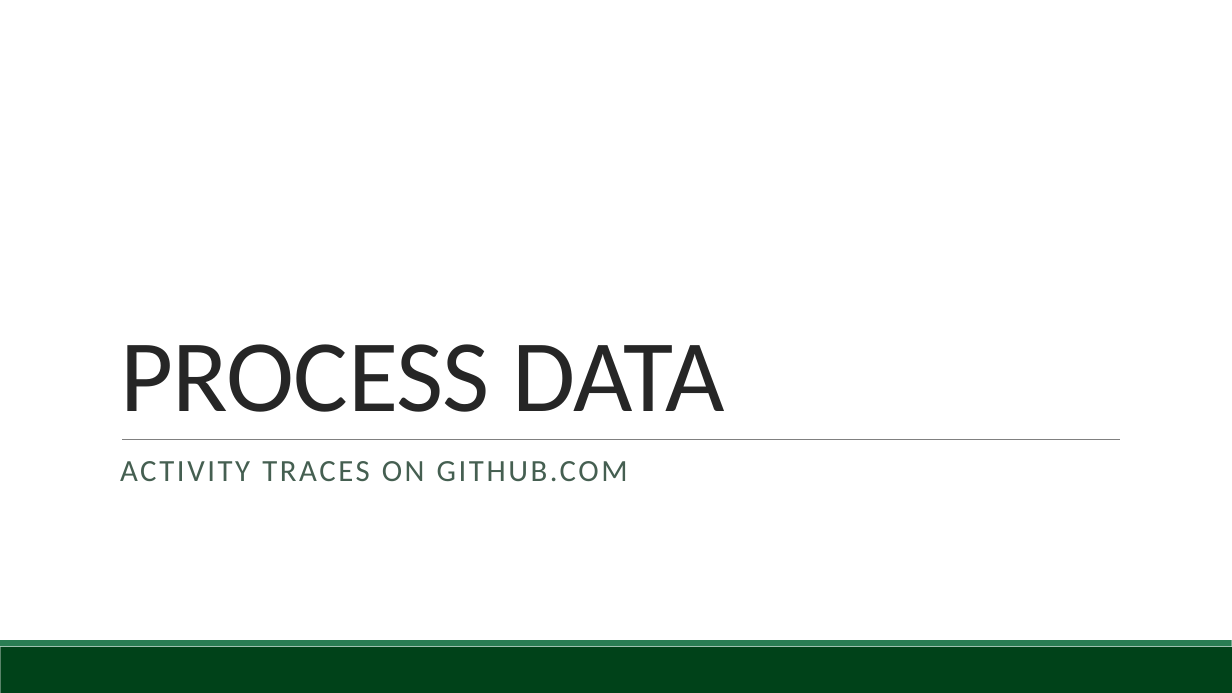
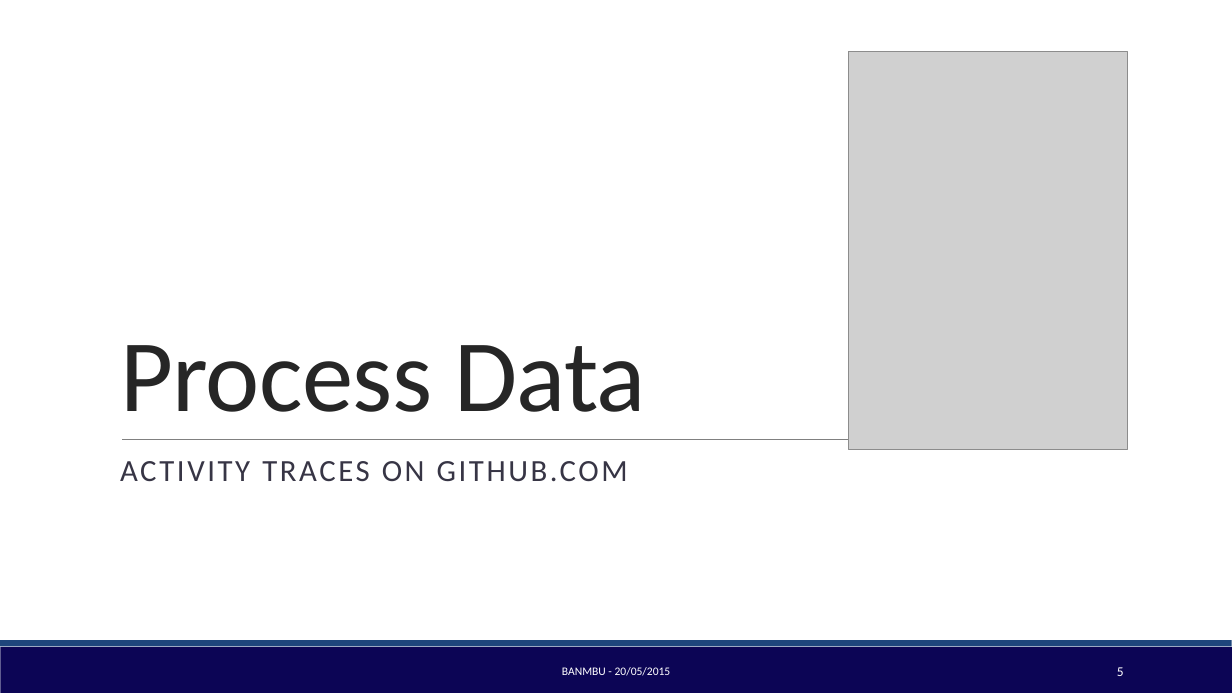
Before and after one commit to BambuGMS/Industry-Analysis-Report, a slide deck: slide 5 of Assignments/Presentations/2015.05.20Presentation_2.pptx. Drawn at 1232x693 pixels with LibreOffice and Linux fonts; fonts in the diff are those of the drawing; grey boxes stand for pictures. Boxes give left, top, right and bottom in pixels: in the first picture for what was removed or moved away, otherwise in the second. Text is boxed around its words. In the diff, an @@ line names an element or a change of style, - is before the commit and + after.

```diff
--- a/Assignments/Presentations/2015.05.20Presentation_2.pptx
+++ b/Assignments/Presentations/2015.05.20Presentation_2.pptx
@@ picture added at (849, 51, 1128, 450) @@
@@ title at (120, 345, 646, 412): text changed @@
-PROCESS DATA
+Process Data
@@ text "ACTIVITY TRACES ON GITHUB.COM" at (120, 461, 628, 482): text colour #455F51 to #373545 @@
@@ rectangle at (0, 647, 1232, 693): fill #004219 to #0C0555 @@
@@ rectangle at (0, 640, 1232, 647): fill #297D53 to #1E467C @@
@@ text added at (562, 667, 671, 676), 9 pt, text #FFFFFF @@
+BANMBU - 20/05/2015
@@ page number added at (1117, 667, 1124, 676), 10.5 pt, text #FFFFFF @@
+5
```
Also in this commit, not shown: 7 other slides changed, 2 slides added, 3 slides removed.
